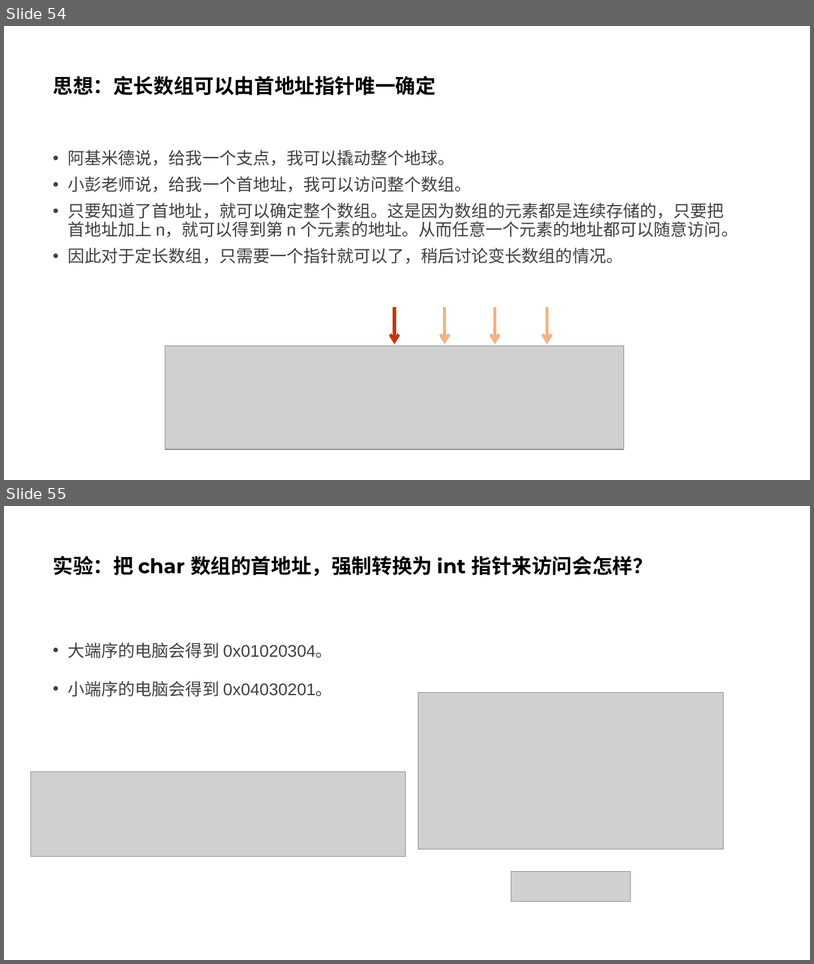
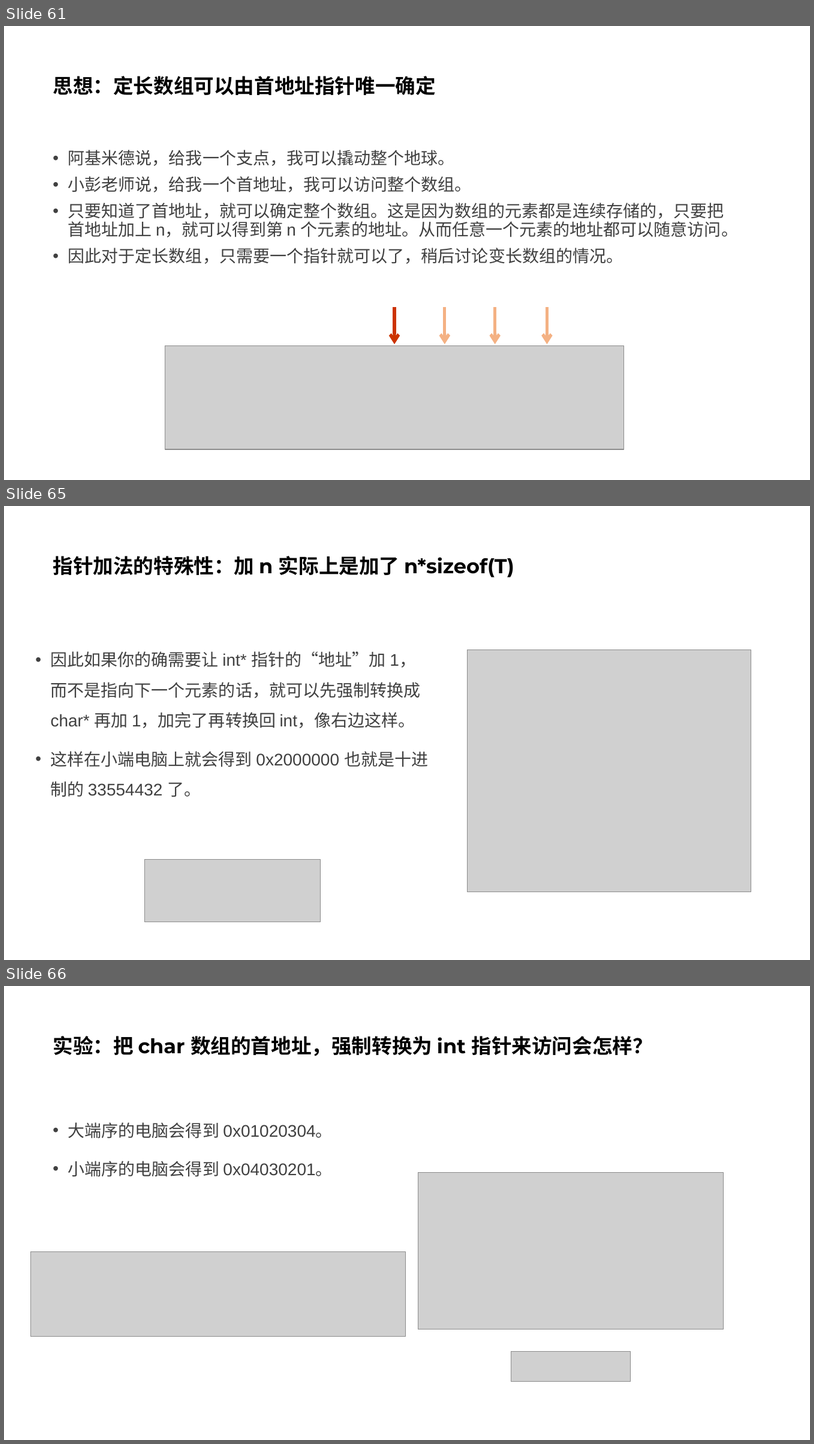
Before and after one commit to parallel101/course, a slide deck: 12/slides.pptx. Shown one above the other, each under a label of ours: slides 54 and 55 before the commit, slides 61, 65 and 66 after it; the slides between them are not shown. The pictures are 814x964 and 814x1444 pixels, drawn with LibreOffice and Linux fonts; fonts in the diff are those of the drawing; grey boxes stand for pictures. Boxes give left, top, right and bottom in pixels: in the first picture for what was removed or moved away, otherwise in the second. Text is boxed around its words. In the diff, an @@ line names an element or a change of style, - is before the commit and + after.

```diff
--- a/12/slides.pptx
+++ b/12/slides.pptx
@@ slide 65 added at [4, 506, 810, 960], background #FFFFFF @@
@@ title added at [53, 556, 515, 577], 24 pt, text #000000, bold @@
+指针加法的特殊性：加 n 实际上是加了 n*sizeof(T)
@@ text added at [51, 651, 428, 797], 20 pt, text #404040 @@
+• 因此如果你的确需要让 int* 指针的“地址”加 1，而不是指向下一个元素的话，就可以先强制转换成 char* 再加 1，加完了再转换回 int，像右边这样。
+• 这样在小端电脑上就会得到 0x2000000 也就是十进制的 33554432 了。
@@ picture added at [467, 650, 751, 892] @@
@@ picture added at [145, 859, 320, 922] @@
@@ what was slide 54 is now slide 61 @@
@@ what was slide 55 is now slide 66 @@
```
Also in this commit, not shown: 3 slides changed, 12 other slides added, 24 other files.
